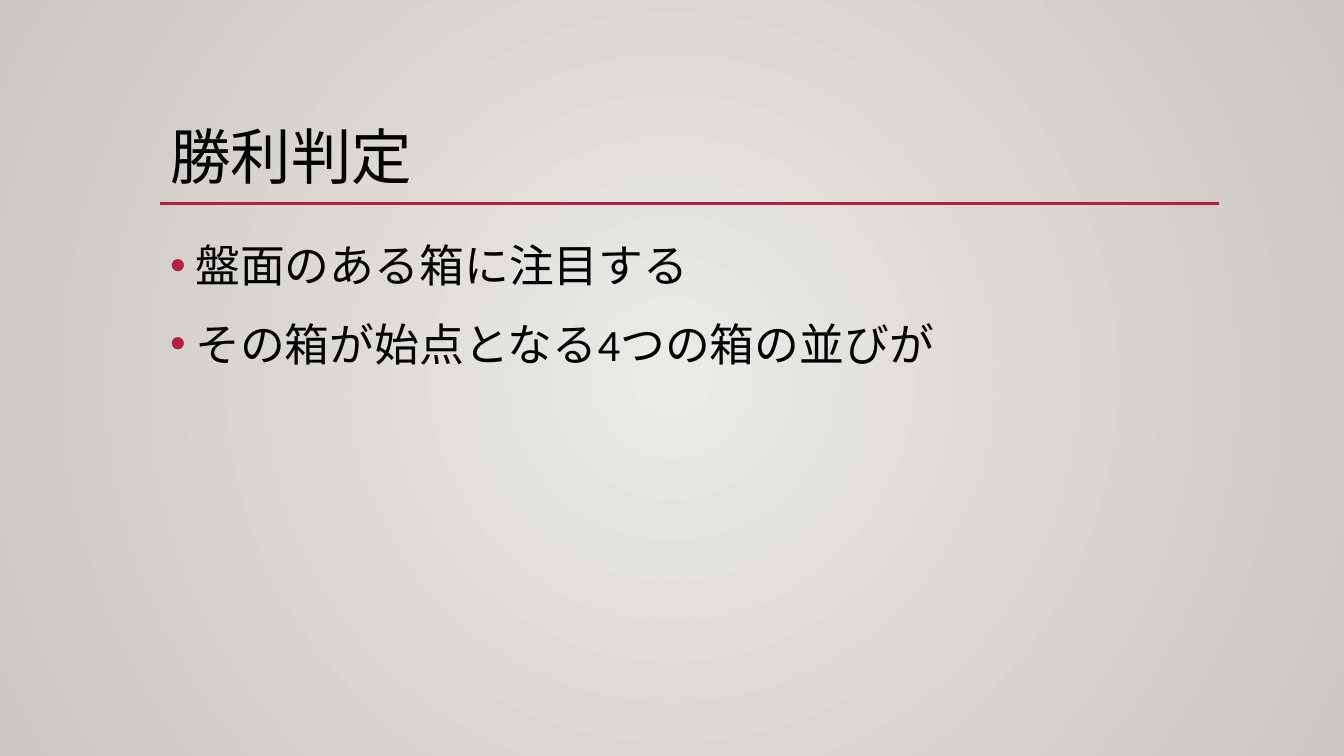
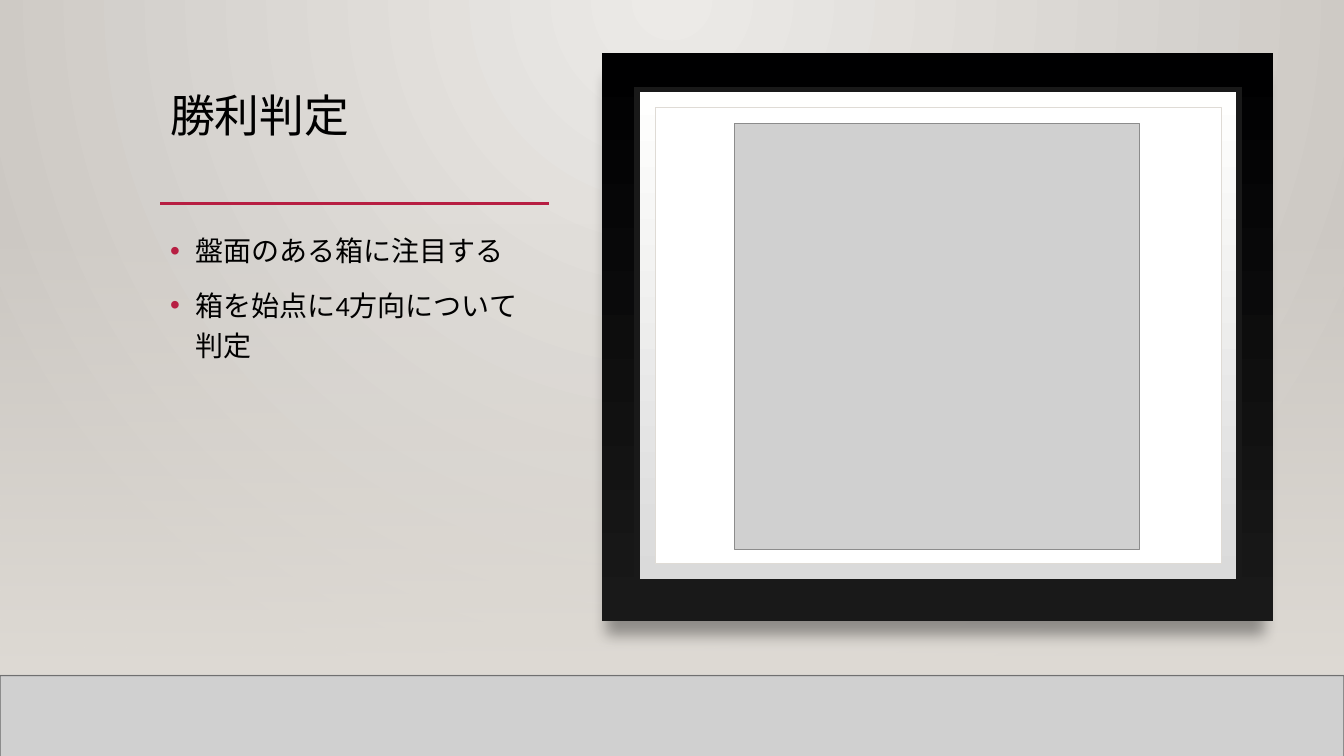
Before and after one commit to holizon9/semi, a slide deck: slide 4 of documents/中間発表.pptx. Drawn at 1344x756 pixels with LibreOffice and Linux fonts; fonts in the diff are those of the drawing; grey boxes stand for pictures. Boxes give left, top, right and bottom in pixels: in the first picture for what was removed or moved away, otherwise in the second. Text is boxed around its words. In the diff, an @@ line names an element or a change of style, - is before the commit and + after.

Commit message:
pptx update

```diff
--- a/documents/中間発表.pptx
+++ b/documents/中間発表.pptx
@@ rectangle added at bbox=[0, 0, 1344, 756], fill gradient #ECEAE7 to #CAC7C1 @@
@@ rectangle added at bbox=[602, 53, 1273, 621], fill gradient #000001 to #191919 @@
@@ title "勝利判定": place and size @@
-title "勝利判定" at bbox=[170, 128, 412, 184]
+title "勝利判定" at bbox=[170, 94, 349, 136]
@@ title "勝利判定" at bbox=[170, 94, 349, 136]: size 43.2 to 32 pt, font Arial to Calibri @@
@@ rectangle added at bbox=[637, 90, 1239, 582], fill gradient #DADADA to #FFFFFE, outline #191919 4 pt @@
@@ rectangle added at bbox=[655, 108, 1222, 564], fill #FFFFFF, outline #DFDBD5 0.5 pt @@
@@ picture added at bbox=[735, 123, 1140, 549] @@
@@ line removed from (160, 204) to (1220, 204) @@
@@ line added from (160, 204) to (1220, 204), #B71E42 2.5 pt @@
@@ rectangle added at bbox=[0, 223, 1344, 676], fill gradient #DFDBD5 @@
@@ rectangle added at bbox=[0, 223, 1344, 676], fill gradient #DFDBD5 @@
@@ text at bbox=[195, 237, 503, 264]: size 32 to 20 pt in "盤面のある箱に注目する" @@
@@ text at bbox=[195, 292, 517, 319]: text changed; size 32 to 20 pt @@
-• その箱が始点となる4つの箱の並びが
+• 箱を始点に4方向について判定
@@ line added from (0, 676) to (1344, 676), #000001 1 pt @@
@@ picture added at bbox=[0, 676, 1344, 756] @@
@@ line added from (0, 676) to (1344, 676), #000001 1 pt @@
```
Also in this commit, not shown: 2 other slides changed, 1 slide added, 1 slide removed, 6 other files.
